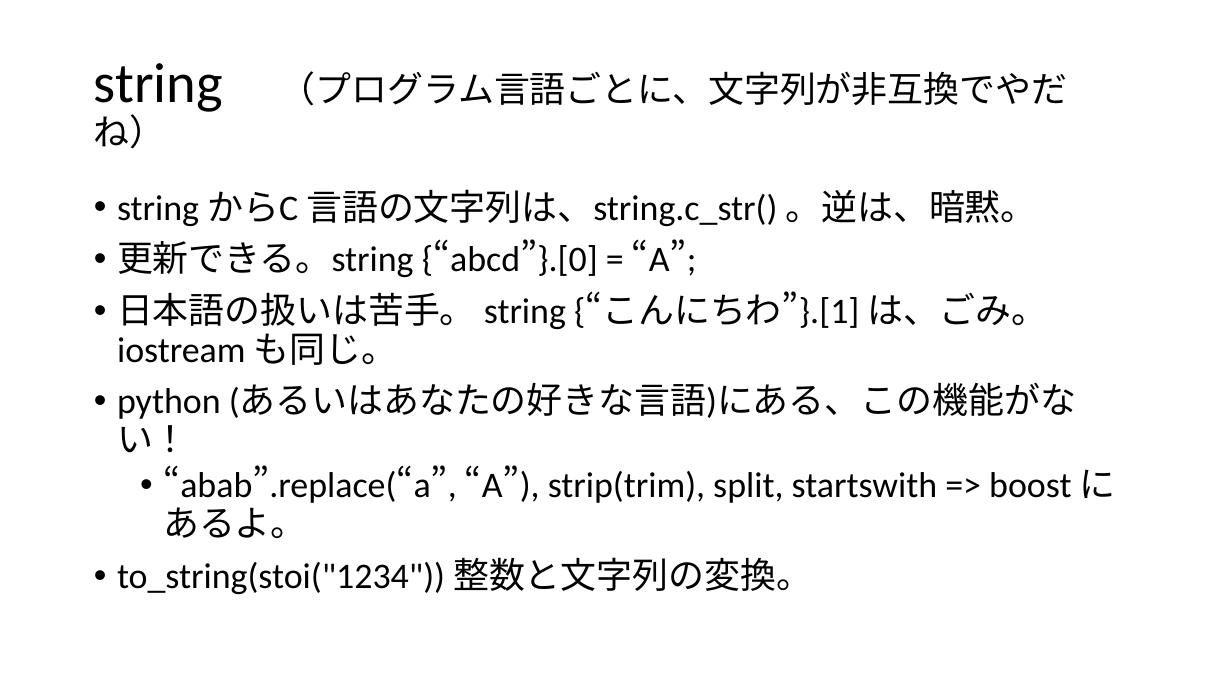
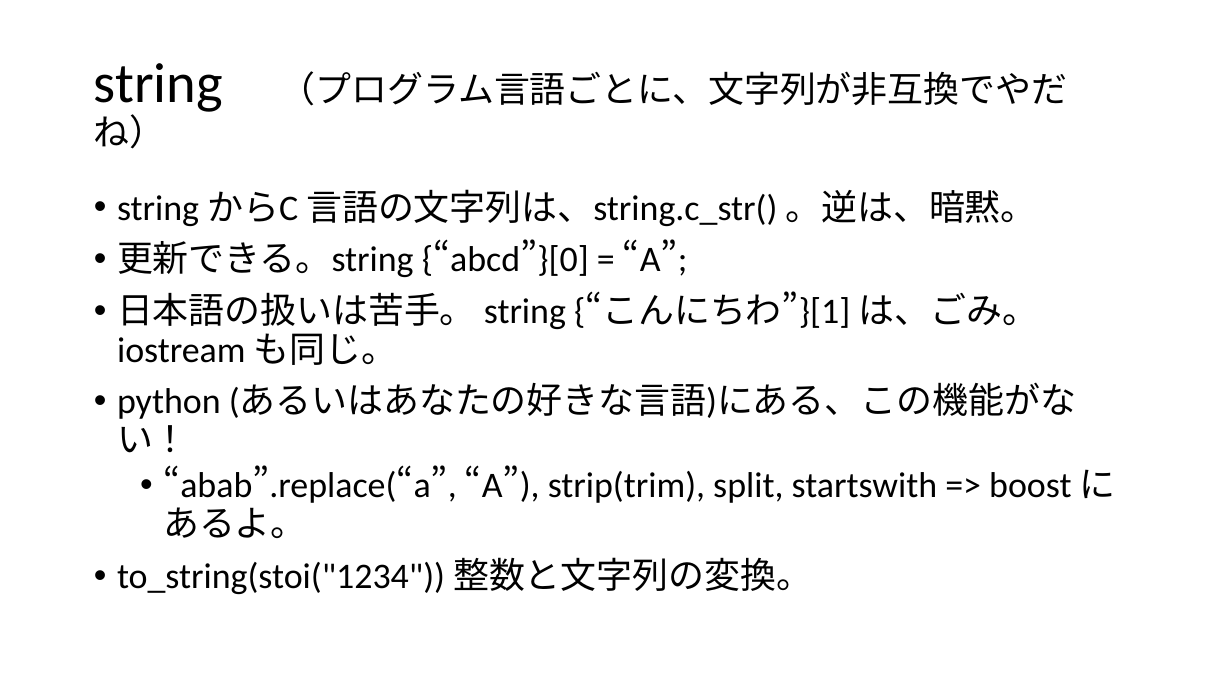
Before and after one commit to Kanda-Motohiro/cppsample, a slide deck: slide 2 of cppsample.pptx. Drawn at 1232x693 pixels with LibreOffice and Linux fonts; fonts in the diff are those of the drawing. Boxes give left, top, right and bottom in pixels: in the first picture for what was removed or moved away, otherwise in the second. Text is boxed around its words. In the diff, an @@ line names an element or a change of style, - is before the commit and + after.

Commit message:
cppsample slide

```diff
--- a/cppsample.pptx
+++ b/cppsample.pptx
@@ text at (117, 239, 1038, 365): text changed @@
-• 更新できる。string {“abcd”}.[0] = “A”;
-• 日本語の扱いは苦手。 string {“こんにちわ”}.[1] は、ごみ。iostream も同じ。
+• 更新できる。string {“abcd”}[0] = “A”;
+• 日本語の扱いは苦手。 string {“こんにちわ”}[1] は、ごみ。iostream も同じ。
```
